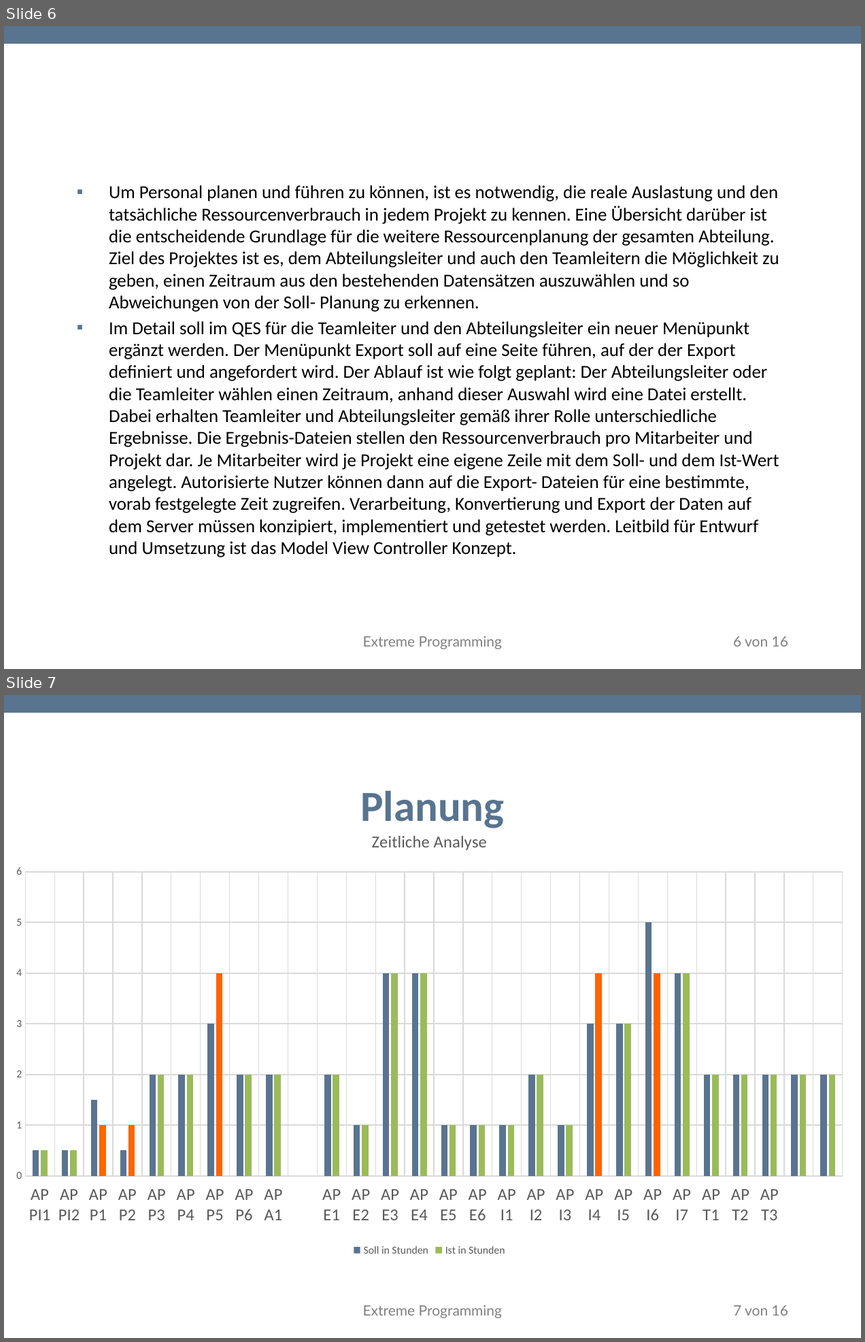
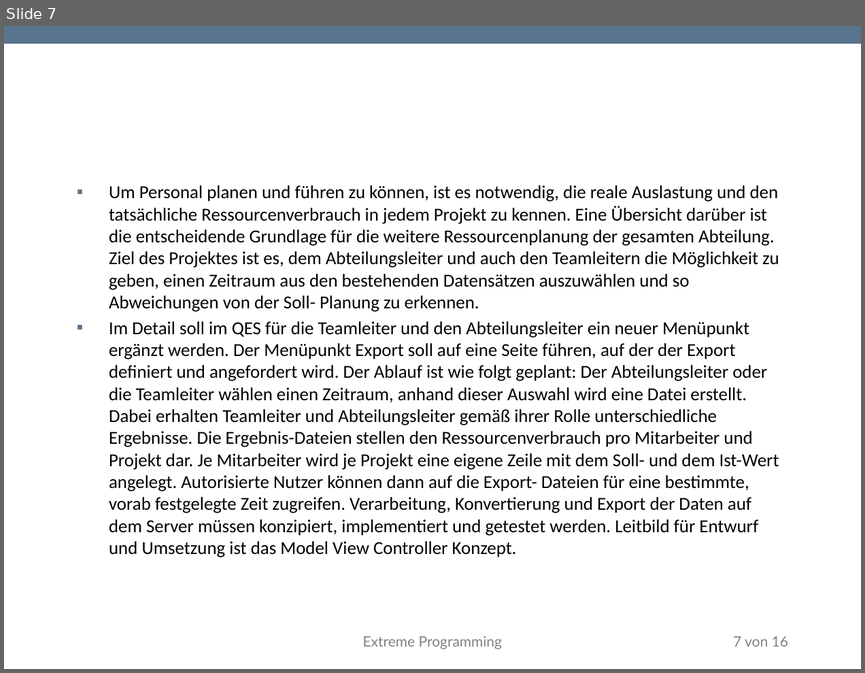
Before and after one commit to TwoHorus/dbExelExportLaravel, a slide deck: DOC/Fachgespraech.pptx. Shown one above the other, each under a label of ours: slides 6 and 7 before the commit, slide 7 after it. The pictures are 865x1342 and 865x673 pixels, drawn with LibreOffice and Linux fonts; fonts in the diff are those of the drawing; background and template pictures are left out. Boxes give left, top, right and bottom in pixels: in the first picture for what was removed or moved away, otherwise in the second. Text is boxed around its words. In the diff, an @@ line names an element or a change of style, - is before the commit and + after.

```diff
--- a/DOC/Fachgespraech.pptx
+++ b/DOC/Fachgespraech.pptx
@@ slide 7 removed at [4,695,861,1338], background #FFFFFF; not listed: 1 template element that a slide beside it also shows @@
@@ title removed at [360,791,504,828] @@
-Planung
@@ column chart removed at [4,814,859,1259] @@
-title "Zeitliche Analyse "
-categories: AP PI1, AP PI2, AP P1, AP P2, AP P3, AP P4, AP P5, AP P6, AP A1, , AP E1, AP E2, AP E3, AP E4, AP E5, AP E6, AP I1, AP I2, AP I3, AP I4, AP I5, AP I6, AP I7, AP T1, AP T2, AP T3, , 
-Soll in Stunden: 0.5, 0.5, 1.5, 0.5, 2, 2, 3, 2, 2, -, 2, 1, 4, 4, 1, 1, 1, 2, 1, 3, 3, 5, 4, 2, 2, 2, 2, 2
-Ist in Stunden: 0.5, 0.5, 1, 1, 2, 2, 4, 2, 2, -, 2, 1, 4, 4, 1, 1, 1, 2, 1, 4, 3, 4, 4, 2, 2, 2, 2, 2
@@ text removed at [363,1305,502,1318] @@
-Extreme Programming
@@ page number removed at [733,1305,788,1315] @@
-7 von 16
@@ what was slide 6 is now slide 7 @@
@@ page number at [733,636,788,646]: text changed @@
-6 von 16
+7 von 16
```
Also in this commit, not shown: 4 slides changed, 7 slides added.
